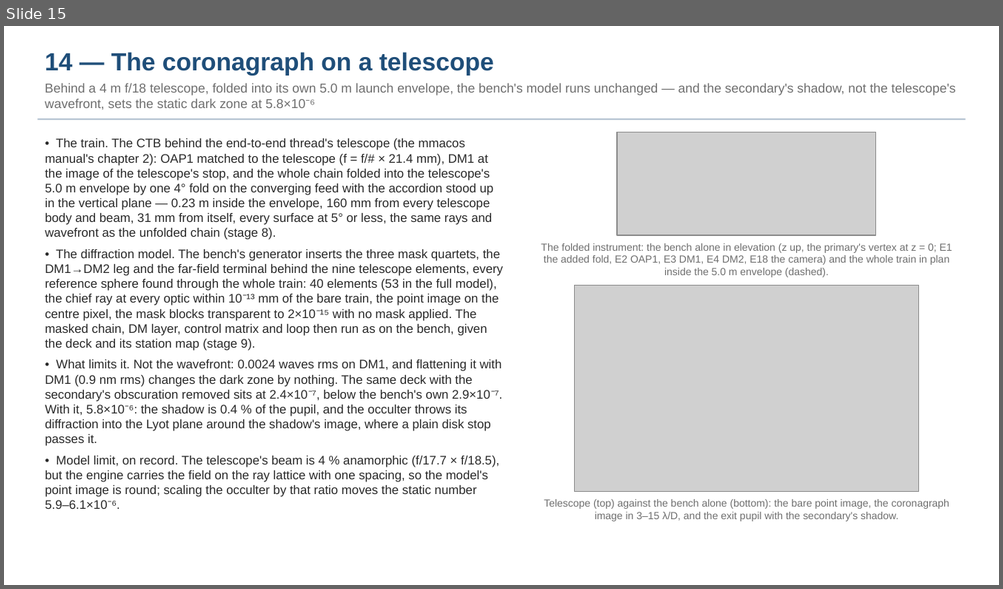
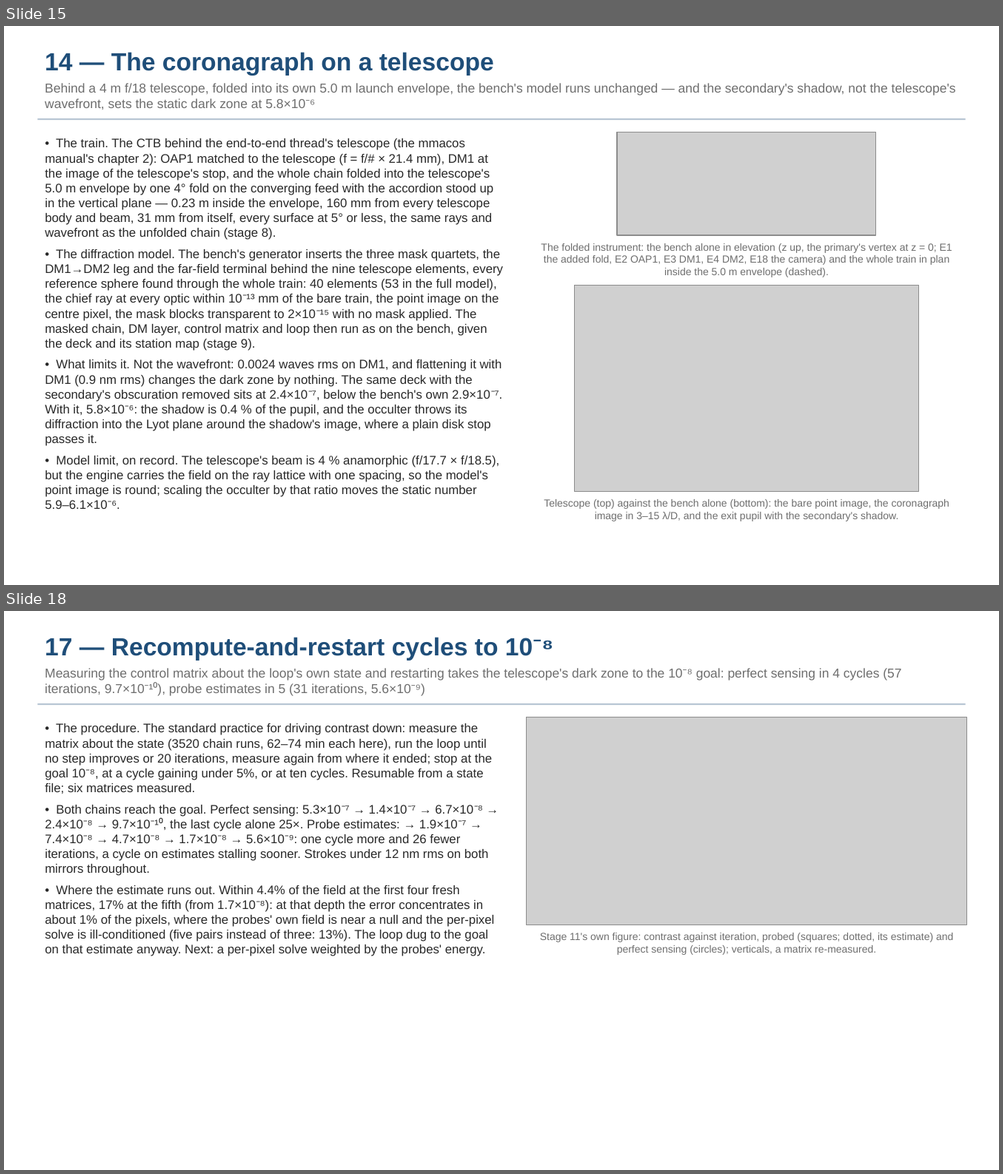
Before and after one commit to nasa-jpl/MACOS_resources, a slide deck: mmacos/templates/30_instruments/bench_ctb/deck_ctb.pptx. Shown one above the other, each under a label of ours: slide 15 before the commit, slides 15 and 18 after it; the slides between them are not shown. The pictures are 1003x589 and 1003x1174 pixels, drawn with LibreOffice and Linux fonts; fonts in the diff are those of the drawing; grey boxes stand for pictures. Boxes give left, top, right and bottom in pixels: in the first picture for what was removed or moved away, otherwise in the second. Text is boxed around its words. In the diff, an @@ line names an element or a change of style, - is before the commit and + after.

```diff
--- a/mmacos/templates/30_instruments/bench_ctb/deck_ctb.pptx
+++ b/mmacos/templates/30_instruments/bench_ctb/deck_ctb.pptx
@@ slide 18 added at box(4, 611, 999, 1170), background #FFFFFF @@
@@ text added at box(45, 637, 901, 696), 12.5 pt, text #6E6E6E @@
+17 — Recompute-and-restart cycles to 10⁻⁸
+Measuring the control matrix about the loop's own state and restarting takes the telescope's dark zone to the 10⁻⁸ goal: perfect sensing in 4 cycles (57 iterations, 9.7×10⁻¹⁰), probe estimates in 5 (31 iterations, 5.6×10⁻⁹)
@@ rectangle added at box(37, 703, 965, 705), fill #B8C6D4 @@
@@ picture added at box(526, 717, 967, 925) @@
@@ text added at box(45, 723, 494, 957), 12 pt, text #282828 @@
+• The procedure. The standard practice for driving contrast down: measure the matrix about the state (3520 chain runs, 62–74 min each here), run the loop until no step improves or 20 iterations, measure again from where it ended; stop at the goal 10⁻⁸, at a cycle gaining under 5%, or at ten cycles. Resumable from a state file; six matrices measured.
+• Both chains reach the goal. Perfect sensing: 5.3×10⁻⁷ → 1.4×10⁻⁷ → 6.7×10⁻⁸ → 2.4×10⁻⁸ → 9.7×10⁻¹⁰, the last cycle alone 25×. Probe estimates: → 1.9×10⁻⁷ → 7.4×10⁻⁸ → 4.7×10⁻⁸ → 1.7×10⁻⁸ → 5.6×10⁻⁹: one cycle more and 26 fewer iterations, a cycle on estimates stalling sooner. Strokes under 12 nm rms on both mirrors throughout.
+• Where the estimate runs out. Within 4.4% of the field at the first four fresh matrices, 17% at the fifth (from 1.7×10⁻⁸): at that depth the error concentrates in about 1% of the pixels, where the probes' own field is near a null and the per-pixel solve is ill-conditioned (five pairs instead of three: 13%). The loop dug to the goal on that estimate anyway. Next: a per-pixel solve weighted by the probes' energy.
@@ text added at box(540, 933, 953, 955), 10 pt, text #6E6E6E @@
+Stage 11's own figure: contrast against iteration, probed (squares; dotted, its estimate) and perfect sensing (circles); verticals, a matrix re-measured.
```
Also in this commit, not shown: 5 slides changed, 1 other slide added, 4 other files.
